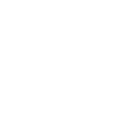
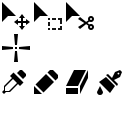
Layer changes from the first 128 × 128 image to the second:
renamed "cursor-move" to "move", painted on it over [2, 2, 30, 30]
added group "move-selection" (1st of 2) with 2 layers above "move-cut" over [34, 2, 62, 30]
added layer "move-selection" (2nd of 2, in "move-selection") in group "move-selection" over [34, 2, 48, 22]
added layer "selection" in group "move-selection" over [48, 18, 62, 30]
added group "move-cut" (1st of 2) with 3 layers above "cross" over [66, 2, 94, 30]
added layer "move-cut" (2nd of 2, in "move-cut") in group "move-cut" over [66, 2, 80, 22]
added layer "Shape 1" in group "move-cut" over [78, 17, 90, 29]
added layer "Ellipse 1" in group "move-cut" over [88, 16, 94, 30]
renamed "cursor-cross" to "cross", painted on it over [2, 2, 62, 62]
removed layer "select-rect" over [2, 70, 26, 92]
removed layer "select-ellip" over [34, 70, 58, 92]
removed layer "select-poly" over [66, 70, 88, 92]
painted on "draw-dropper" over [2, 38, 26, 94]
painted on "draw-pencil" over [34, 70, 58, 94]
painted on "draw-eraser" over [66, 70, 88, 94]
added layer "draw-brush" above "background" over [97, 70, 122, 95]
